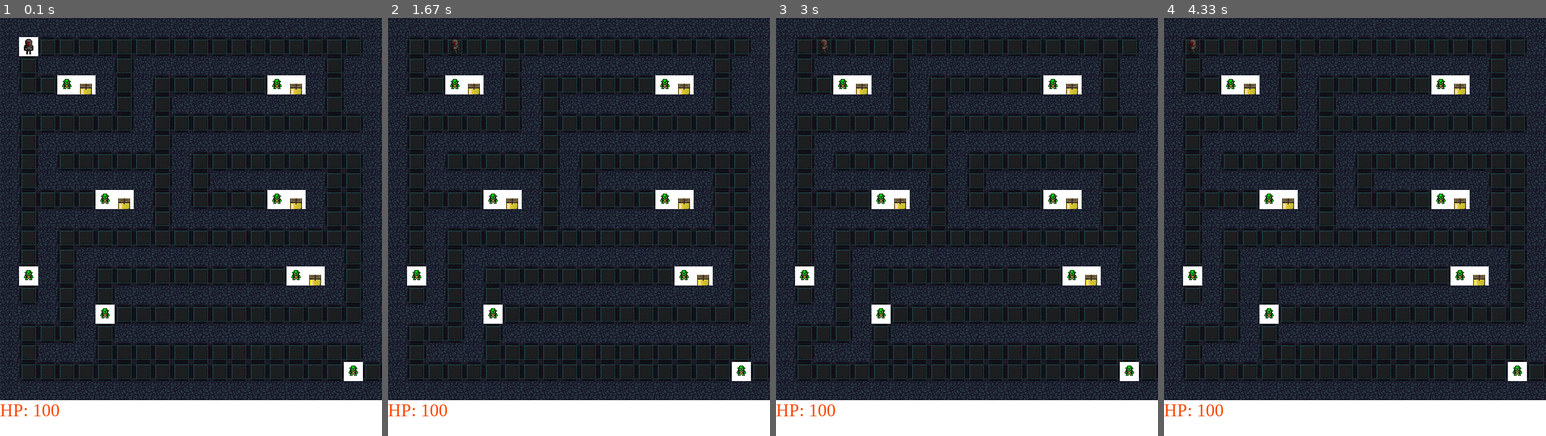
Above: before the commit, frames 1-4 (left to right).
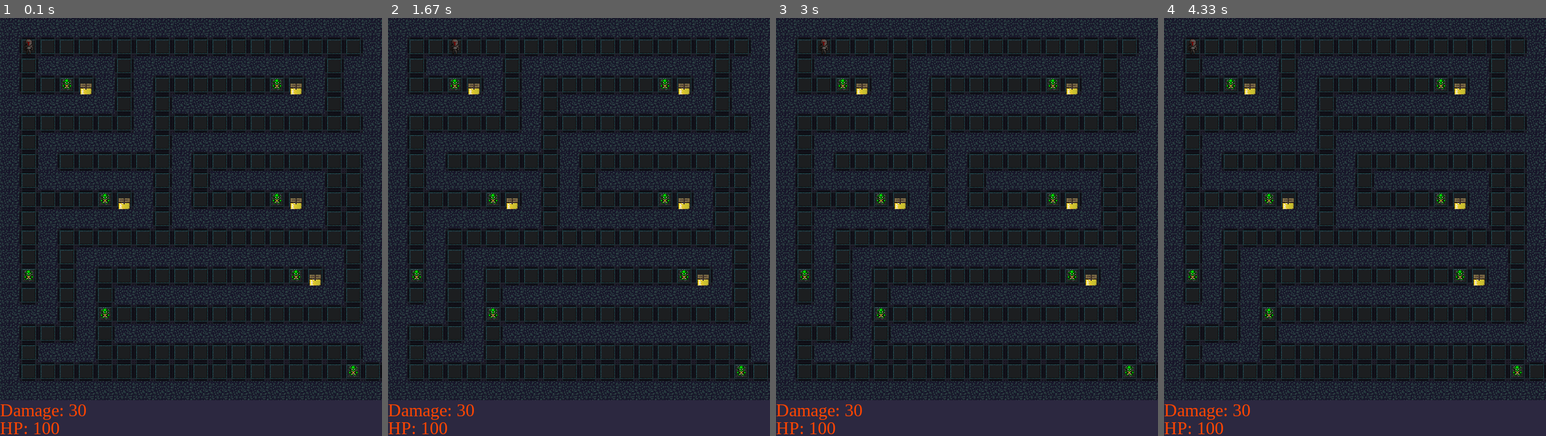
Above: after the commit, the same moments.

Repository: Weagook/pygame_rpg
Game: pygame game, started from game.py
The game is run twice, just before and just after one commit, with the same random seed, the same clock (stepped at 60 frames per second) and the same inputs.
Inputs:
- Up to frame 1 (0.1 s): no input
- Up to frame 2 (1.67 s): hold Right 0.33-0.8 s; hold Right 1.17-1.63 s
- Up to frame 3 (3 s): hold Left 1.67-2.22 s; hold Down 2.25-2.98 s
- Up to frame 4 (4.33 s): hold Left 3.02-3.88 s

The runs differ from the first frame. In frame 1, 11% of the frame differs, in the area x 0-100%, y 4-100%; in frame 2, 11%; in frame 3, 11%; in frame 4, 11%.

Commit message:
Fix bugs
Fixed bugs with the visual part

Diff:
--- a/game.py
+++ b/game.py
@@ -1,6 +1,5 @@
-import pygame
-import sys
-import random
+import pygame, sys, time, random
+
 
 with open('map.csv', 'r') as file:
     map = file.readlines()
@@ -21,7 +20,7 @@
 orange_red = 255, 69, 0
 
 tile_size = 32
-
+clock = pygame.time.Clock()
 screen = pygame.display.set_mode(size)
 
 screen.fill(white)
@@ -32,7 +31,7 @@
 goblin = pygame.image.load('sprites/enemy.png')
 back = pygame.image.load('sprites/floor.png')
 empty = pygame.image.load('sprites/empty.png')
-empty = pygame.transform.scale(empty, (300,300))
+empty = pygame.transform.scale(empty, (640,300))
 emptyrect = empty.get_rect()
 # print(dir(emptyrect))
 backrect = back.get_rect()
@@ -43,13 +42,18 @@
 
 class Font(object):
     def __init__(self):
-        self.text = pygame.font.SysFont('Times New ROman', 30)
+        self.text = pygame.font.SysFont('Times New Roman', 30)
         self.color = orange_red
+        self.damage = self.text.render('Damage: 30', True, self.color)
         self.hp_panel = self.text.render(f'HP: {man.hp}', True, self.color)
         emptyrect.left = 0
         emptyrect.top = 640
         screen.blit(empty, emptyrect)
-        screen.blit(self.hp_panel, (0, 640))
+        screen.blit(self.hp_panel, (0, 670))
+        screen.blit(self.damage, (0, 640))
+
+    # def enemy_panel(self):
+
 
 class Hero(object):
     def __init__(self, hero, x, y):
@@ -76,6 +80,8 @@
             self.hp -= random.randint(1, 10)
             font = Font()
             if self.hp <= 0:
+                print('GAME OVER!')
+                time.sleep(3)
                 sys.exit()
         elif maps[self.y][self.x + 1] != '0':
             man.draw_empty()
@@ -119,6 +125,8 @@
         self.enemyrect.top=self.y * 32
         self.enemyrect.left=self.x * 32
         screen.blit(self.enemy, self.enemyrect)
+
+
 enemy_list = []
 x = 0
 y = -1
@@ -136,16 +144,22 @@
             backrect.left = x * 32
             screen.blit(back, backrect)
         if row == '2':
+            backrect.top = y * 32
+            backrect.left = x * 32
+            screen.blit(back, backrect)
             man = Hero(hero, x, y)
             man.draw()
-            # herorect.top = y * 32
-            # herorect.left = x * 32
-            # screen.blit(hero, herorect)
         if row == '3':
+            backrect.top = y * 32
+            backrect.left = x * 32
+            screen.blit(back, backrect)
             enemy = Enemy(goblin, x, y)
             enemy.draw()
             enemy_list.append(enemy)
         if row == '4':
+            backrect.top = y * 32
+            backrect.left = x * 32
+            screen.blit(back, backrect)
             chestrect.top = y * 32
             chestrect.left = x * 32
             screen.blit(chest, chestrect)
@@ -169,3 +183,4 @@
             if event.key == pygame.K_DOWN:
                 man.move_down()
                 pygame.display.flip()
+    clock.tick(60)
Binary file changed: sprites/empty.png
